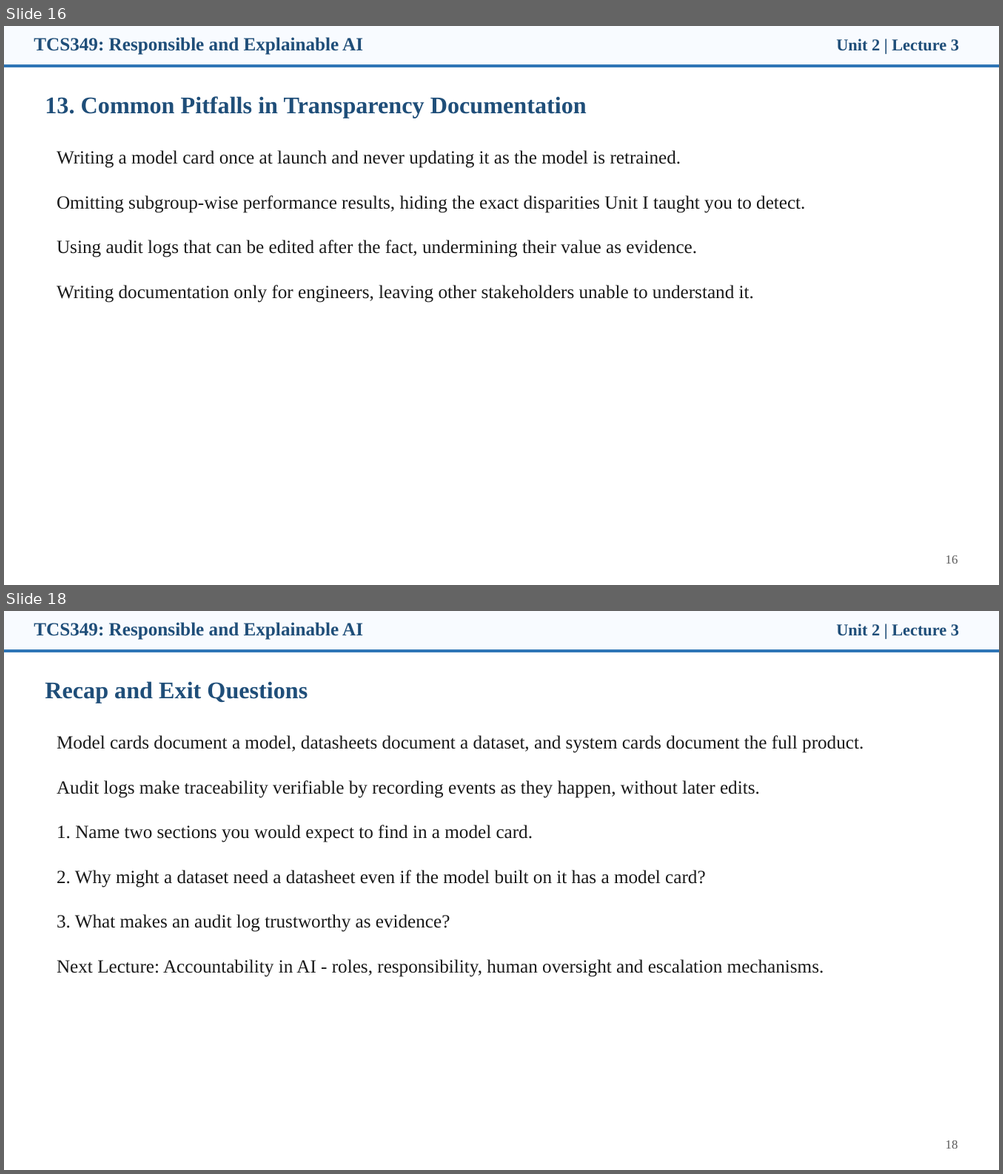
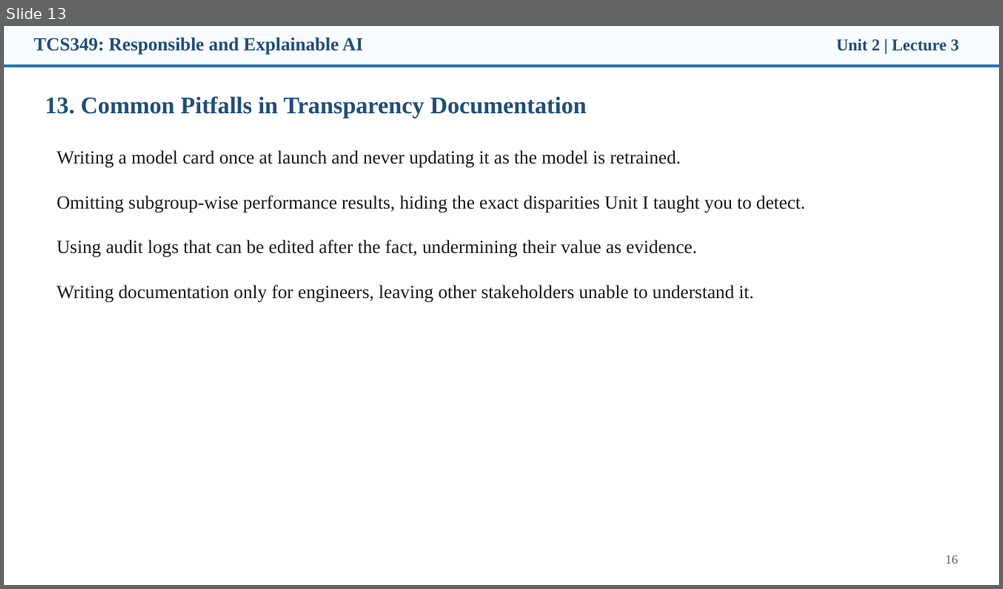
Before and after one commit to manojkaushik/manojkaushik.github.io, a slide deck: assets/TCS349/Unit-2/Lecture3_Transparency_Tools.pptx. Shown one above the other, each under a label of ours: slides 16 and 18 before the commit, slide 13 after it; the slides between them are not shown. The pictures are 1003x1174 and 1003x589 pixels, drawn with LibreOffice and Linux fonts; fonts in the diff are those of the drawing. Boxes give left, top, right and bottom in pixels: in the first picture for what was removed or moved away, otherwise in the second. Text is boxed around its words. In the diff, an @@ line names an element or a change of style, - is before the commit and + after.

```diff
--- a/assets/TCS349/Unit-2/Lecture3_Transparency_Tools.pptx
+++ b/assets/TCS349/Unit-2/Lecture3_Transparency_Tools.pptx
@@ slide 18 removed at bbox=[4, 611, 999, 1170], background #FFFFFF @@
@@ rectangle removed at bbox=[4, 611, 999, 652] @@
@@ text removed at bbox=[34, 622, 363, 640] @@
-TCS349: Responsible and Explainable AI
@@ text removed at bbox=[836, 624, 959, 636] @@
-Unit 2 | Lecture 3
@@ rectangle removed at bbox=[4, 649, 999, 652] @@
@@ text removed at bbox=[45, 681, 307, 703] @@
-Recap and Exit Questions
@@ text removed at bbox=[57, 735, 863, 977] @@
-Model cards document a model, datasheets document a dataset, and system cards document the full product.
-Audit logs make traceability verifiable by recording events as they happen, without later edits.
-1. Name two sections you would expect to find in a model card.
-2. Why might a dataset need a datasheet even if the model built on it has a model card?
-3. What makes an audit log trustworthy as evidence?
-Next Lecture: Accountability in AI - roles, responsibility, human oversight and escalation mechanisms.
@@ text removed at bbox=[945, 1141, 958, 1149] @@
-18
@@ what was slide 16 is now slide 13 @@
```
Also in this commit, not shown: 4 other slides removed, 15 other files.
